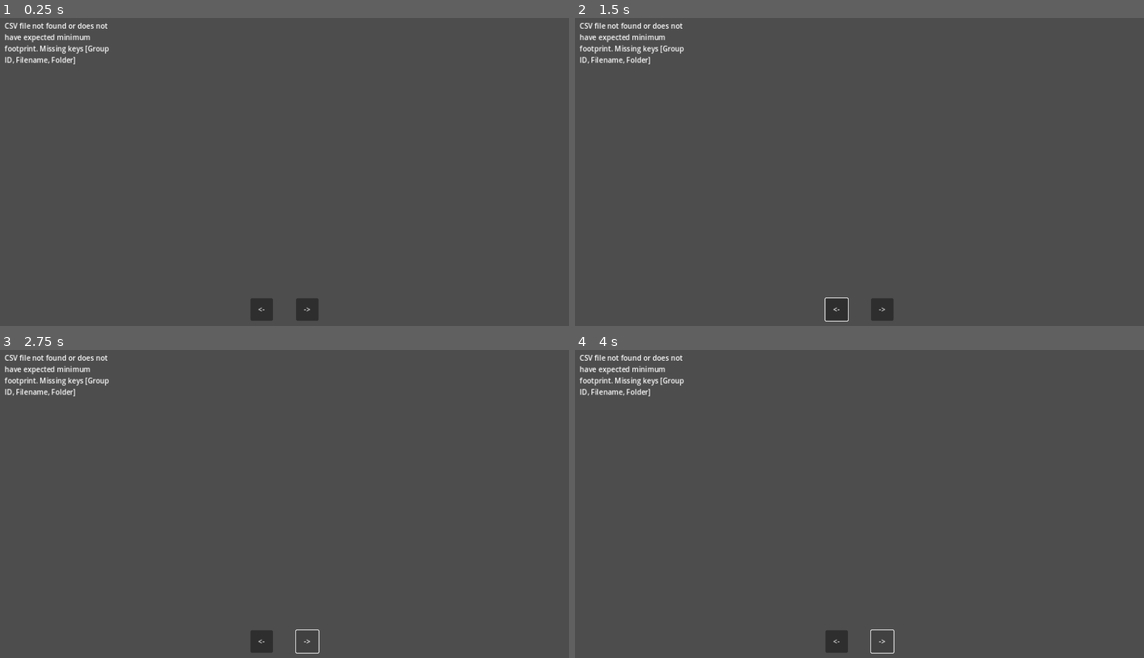
Above: before the commit, frames 1-4 (two rows, left to right).
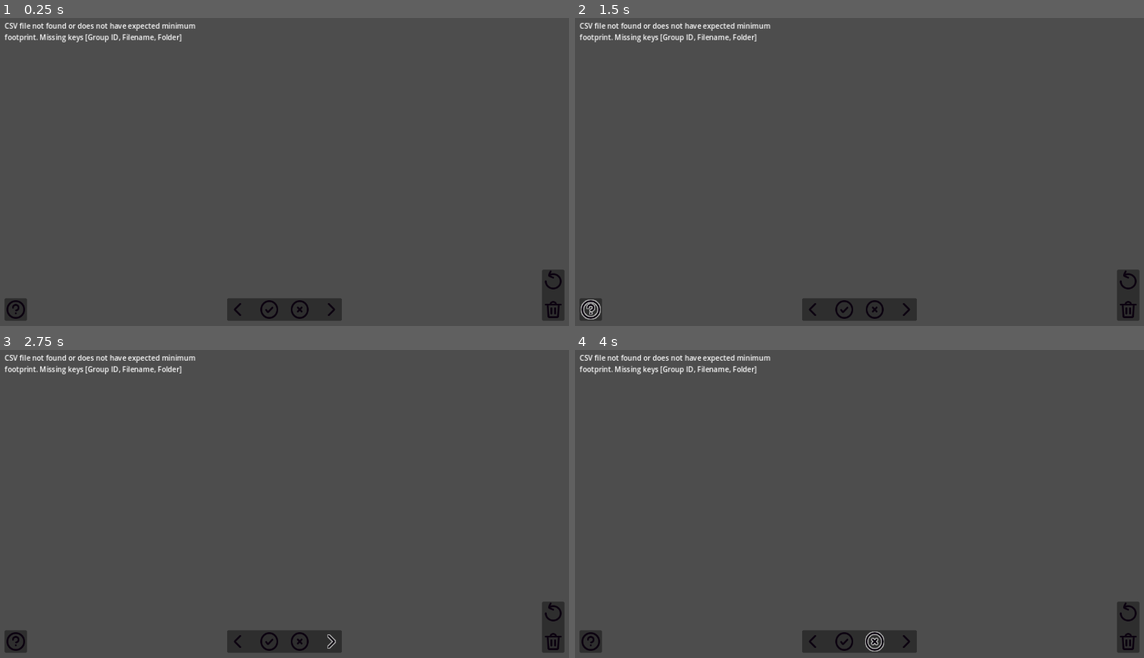
Above: after the commit, the same moments.

Repository: anthonyj-codestuff/dupeguru-csv-handler
Game: Godot game, scene res://main.tscn
Same seed, same stepped clock (60 frames per second), same inputs: the game is played once before the commit and once after it. The engine's default icon, where the game draws it, is replaced by a stand-in: a white triangle on a blue panel in a dark square.
Inputs (mouse positions are in pixels of both pictures, inside the frame that each line leads up to; where the layout moved, square brackets give the same spot in the first picture):
- Up to frame 1 (0.25 s): no input
- Up to frame 2 (1.5 s): click (813, 310) [836, 310] at 0.5 s; click (592, 310) at 1.27 s
- Up to frame 3 (2.75 s): click (330, 642) [307, 642] at 2 s
- Up to frame 4 (4 s): click (842, 642) at 2.77 s; click (876, 642) at 3.52 s

The runs differ from the first frame. In frame 1, 2.8% of the frame differs, in the area x 0-100%, y 1-99%; in frame 2, 2.8%; in frame 3, 2.8%; in frame 4, 2.9%.

Commit message:
new icons and buttons that don't do anything

Diff:
--- a/project/ImageLoader.tscn
+++ b/project/ImageLoader.tscn
@@ -24,7 +24,7 @@
 [node name="ErrorLabel" type="Label" parent="Node2D"]
 offset_left = 12.0
 offset_top = 32.0
-offset_right = 262.0
+offset_right = 502.0
 offset_bottom = 327.0
 autowrap_mode = 3
 
--- /dev/null
+++ b/project/assets/keyicons/all.svg
@@ -0,0 +1,11 @@
+<?xml version="1.0" encoding="UTF-8"?>
+<svg width="24px" height="24px" viewBox="0 0 24 24" version="1.1" xmlns="http://www.w3.org/2000/svg" xmlns:xlink="http://www.w3.org/1999/xlink">
+    <title>Check</title>
+    <g id="Page-1" stroke="none" stroke-width="1" fill="none" fill-rule="evenodd">
+        <g id="Check">
+            <rect id="Rectangle" fill-rule="nonzero" x="0" y="0" width="24" height="24"></rect>
+            <circle id="Oval" stroke="#0C0310" stroke-width="2" stroke-linecap="round" cx="12" cy="12" r="9"></circle>
+            <path d="M8.5,12.5 L10.151,14.5638 C10.3372,14.7965 10.6843,14.8157 10.895,14.605 L15.5,10" id="Path" stroke="#0C0310" stroke-width="2" stroke-linecap="round"></path>
+        </g>
+    </g>
+</svg>
--- /dev/null
+++ b/project/assets/keyicons/help.svg
@@ -0,0 +1,12 @@
+<?xml version="1.0" encoding="UTF-8"?>
+<svg width="24px" height="24px" viewBox="0 0 24 24" version="1.1" xmlns="http://www.w3.org/2000/svg" xmlns:xlink="http://www.w3.org/1999/xlink">
+    <title>Help</title>
+    <g id="🖥-Landing" stroke="none" stroke-width="1" fill="none" fill-rule="evenodd">
+        <g id="Help">
+            <rect id="Rectangle" x="0" y="0" width="24" height="24"></rect>
+            <circle id="Oval" stroke="#0C0310" stroke-width="2" stroke-linecap="round" cx="12" cy="12" r="9"></circle>
+            <path d="M9,10 C9,8.34315 10.3431,7 12,7 C13.6569,7 15,8.34315 15,10 C15,11.5196 13.8702,12.7753 12.4047,12.9729" id="Path" stroke="#0C0310" stroke-width="2" stroke-linecap="round"></path>
+            <line x1="12" y1="16" x2="12.1" y2="16" id="Path" stroke="#0C0310" stroke-width="2" stroke-linecap="round"></line>
+        </g>
+    </g>
+</svg>
--- /dev/null
+++ b/project/assets/keyicons/left.svg
@@ -0,0 +1,10 @@
+<?xml version="1.0" encoding="UTF-8"?>
+<svg width="24px" height="24px" viewBox="0 0 24 24" version="1.1" xmlns="http://www.w3.org/2000/svg" xmlns:xlink="http://www.w3.org/1999/xlink">
+    <title>Chevron-Left</title>
+    <g id="Page-1" stroke="none" stroke-width="1" fill="none" fill-rule="evenodd">
+        <g id="Chevron-Left">
+            <rect id="Rectangle" fill-rule="nonzero" x="0" y="0" width="24" height="24"></rect>
+            <path d="M14,18 L8.35355,12.3536 C8.15829,12.1583 8.15829,11.8417 8.35355,11.6464 L14,6" id="Path" stroke="#0C0310" stroke-width="2" stroke-linecap="round"></path>
+        </g>
+    </g>
+</svg>
--- /dev/null
+++ b/project/assets/keyicons/none.svg
@@ -0,0 +1,12 @@
+<?xml version="1.0" encoding="UTF-8"?>
+<svg width="24px" height="24px" viewBox="0 0 24 24" version="1.1" xmlns="http://www.w3.org/2000/svg" xmlns:xlink="http://www.w3.org/1999/xlink">
+    <title>Close-Circle</title>
+    <g id="Page-1" stroke="none" stroke-width="1" fill="none" fill-rule="evenodd">
+        <g id="Close-Circle">
+            <rect id="Rectangle" fill-rule="nonzero" x="0" y="0" width="24" height="24"></rect>
+            <circle id="Oval" stroke="#0C0310" stroke-width="2" stroke-linecap="round" cx="12" cy="12" r="9"></circle>
+            <line x1="14.1213" y1="9.87866" x2="9.8787" y2="14.1213" id="Path" stroke="#0C0310" stroke-width="2" stroke-linecap="round"></line>
+            <line x1="9.87866" y1="9.87866" x2="14.1213" y2="14.1213" id="Path" stroke="#0C0310" stroke-width="2" stroke-linecap="round"></line>
+        </g>
+    </g>
+</svg>
--- /dev/null
+++ b/project/assets/keyicons/right.svg
@@ -0,0 +1,10 @@
+<?xml version="1.0" encoding="UTF-8"?>
+<svg width="24px" height="24px" viewBox="0 0 24 24" version="1.1" xmlns="http://www.w3.org/2000/svg" xmlns:xlink="http://www.w3.org/1999/xlink">
+    <title>Chevron-Right</title>
+    <g id="Page-1" stroke="none" stroke-width="1" fill="none" fill-rule="evenodd">
+        <g id="Chevron-Right">
+            <rect id="Rectangle" fill-rule="nonzero" x="0" y="0" width="24" height="24"></rect>
+            <path d="M10,18 L15.6464,12.3536 C15.8417,12.1583 15.8417,11.8417 15.6464,11.6464 L10,6" id="Path" stroke="#0C0310" stroke-width="2" stroke-linecap="round"></path>
+        </g>
+    </g>
+</svg>
--- /dev/null
+++ b/project/assets/keyicons/trash.svg
@@ -0,0 +1,14 @@
+<?xml version="1.0" encoding="UTF-8"?>
+<svg width="24px" height="24px" viewBox="0 0 24 24" version="1.1" xmlns="http://www.w3.org/2000/svg" xmlns:xlink="http://www.w3.org/1999/xlink">
+    <title>Trash</title>
+    <g id="Page-1" stroke="none" stroke-width="1" fill="none" fill-rule="evenodd">
+        <g id="Trash">
+            <rect id="Rectangle" fill-rule="nonzero" x="0" y="0" width="24" height="24"></rect>
+            <path d="M6,6 L6.96683,19.5356 C6.98552,19.7973 7.20324,20 7.46556,20 L16.5344,20 C16.7968,20 17.0145,19.7973 17.0332,19.5356 L18,6" id="Path" stroke="#0C0310" stroke-width="2" stroke-linecap="round"></path>
+            <line x1="4" y1="6" x2="20" y2="6" id="Path" stroke="#0C0310" stroke-width="2" stroke-linecap="round"></line>
+            <line x1="10" y1="10" x2="10" y2="16" id="Path" stroke="#0C0310" stroke-width="2" stroke-linecap="round"></line>
+            <line x1="14" y1="10" x2="14" y2="16" id="Path" stroke="#0C0310" stroke-width="2" stroke-linecap="round"></line>
+            <path d="M15,6 C15,4.34315 13.6569,3 12,3 C10.3431,3 9,4.34315 9,6" id="Path" stroke="#0C0310" stroke-width="2" stroke-linecap="round"></path>
+        </g>
+    </g>
+</svg>
--- /dev/null
+++ b/project/assets/keyicons/undo.svg
@@ -0,0 +1,11 @@
+<?xml version="1.0" encoding="UTF-8"?>
+<svg width="24px" height="24px" viewBox="0 0 24 24" version="1.1" xmlns="http://www.w3.org/2000/svg" xmlns:xlink="http://www.w3.org/1999/xlink">
+    <title>Reload</title>
+    <g id="Page-1" stroke="none" stroke-width="1" fill="none" fill-rule="evenodd">
+        <g id="Reload">
+            <rect id="Rectangle" fill-rule="nonzero" x="0" y="0" width="24" height="24"></rect>
+            <path d="M4,13 C4,17.4183 7.58172,21 12,21 C16.4183,21 20,17.4183 20,13 C20,8.58172 16.4183,5 12,5 C10.4407,5 8.98566,5.44609 7.75543,6.21762" id="Path" stroke="#0C0310" stroke-width="2" stroke-linecap="round"></path>
+            <path d="M9.2384,1.89795 L7.49856,5.83917 C7.27552,6.34441 7.50429,6.9348 8.00954,7.15784 L11.9508,8.89768" id="Path" stroke="#0C0310" stroke-width="2" stroke-linecap="round"></path>
+        </g>
+    </g>
+</svg>
--- a/project/main.tscn
+++ b/project/main.tscn
@@ -1,7 +1,41 @@
-[gd_scene load_steps=3 format=3 uid="uid://cbvk31312xpcu"]
+[gd_scene load_steps=25 format=3 uid="uid://cbvk31312xpcu"]
 
 [ext_resource type="PackedScene" uid="uid://dnh2tu3ju0e26" path="res://ImageLoader.tscn" id="1_hr7x3"]
+[ext_resource type="Texture2D" uid="uid://bmrangi1qcj5g" path="res://assets/keyicons/all.png" id="2_2kk33"]
 [ext_resource type="Script" path="res://core/singletons/WindowSizeManager.gd" id="2_06db7"]
+[ext_resource type="Texture2D" uid="uid://bht4dopmmo1qm" path="res://assets/keyicons/left.png" id="2_46ppm"]
+[ext_resource type="Texture2D" uid="uid://dhfnx2e3a81uv" path="res://assets/keyicons/left_pressed.png" id="3_2038o"]
+[ext_resource type="Texture2D" uid="uid://bcfmbgyqxm13f" path="res://assets/keyicons/left_hover.png" id="4_1nbi4"]
+[ext_resource type="Texture2D" uid="uid://dguap6lmu5d13" path="res://assets/keyicons/none.png" id="4_koh0g"]
+[ext_resource type="Texture2D" uid="uid://ksmuosu44ok4" path="res://assets/keyicons/right.png" id="5_yiooj"]
+[ext_resource type="Texture2D" uid="uid://caf82y55fgoti" path="res://assets/keyicons/all_pressed.png" id="6_46pb1"]
+[ext_resource type="Texture2D" uid="uid://dqbyeerfh6gsq" path="res://assets/keyicons/all_hover.png" id="7_gg72q"]
+[ext_resource type="Texture2D" uid="uid://bbauyyjpi1pkc" path="res://assets/keyicons/none_pressed.png" id="9_uevj6"]
+[ext_resource type="Texture2D" uid="uid://bcw5pmawhmhf0" path="res://assets/keyicons/none_hover.png" id="10_a4l2e"]
+[ext_resource type="Texture2D" uid="uid://ig0ftud03mcy" path="res://assets/keyicons/right_pressed.png" id="12_ehxx3"]
+[ext_resource type="Texture2D" uid="uid://kv8fh4oits5" path="res://assets/keyicons/right_hover.png" id="13_p58yw"]
+[ext_resource type="Texture2D" uid="uid://bebmvkp1yowe2" path="res://assets/keyicons/help.png" id="14_6xkm2"]
+[ext_resource type="Texture2D" uid="uid://bqucrjea4hmuj" path="res://assets/keyicons/help_hover.png" id="16_2fsxw"]
+[ext_resource type="Texture2D" uid="uid://dxtyn8ojwmoju" path="res://assets/keyicons/undo.png" id="16_nemvv"]
+[ext_resource type="Texture2D" uid="uid://d07novhypkyhg" path="res://assets/keyicons/undo_pressed.png" id="17_jf4v4"]
+[ext_resource type="Texture2D" uid="uid://b6fxlg0bnfk1c" path="res://assets/keyicons/undo_hover.png" id="18_pv2u4"]
+[ext_resource type="Texture2D" uid="uid://b3646a3ydqr3q" path="res://assets/keyicons/trash.png" id="19_kh64f"]
+[ext_resource type="Texture2D" uid="uid://m3k76ss01yru" path="res://assets/keyicons/trash_pressed.png" id="20_q2qxe"]
+[ext_resource type="Texture2D" uid="uid://d0np0g2jb7ch7" path="res://assets/keyicons/trash_hover.png" id="21_t3swg"]
+
+[sub_resource type="StyleBoxFlat" id="StyleBoxFlat_al5kg"]
+content_margin_left = 10.0
+content_margin_top = 6.0
+content_margin_right = 10.0
+content_margin_bottom = 6.0
+bg_color = Color(0, 0, 0, 0.8)
+corner_radius_top_left = 10
+corner_radius_top_right = 10
+corner_radius_bottom_right = 10
+corner_radius_bottom_left = 3
+
+[sub_resource type="Theme" id="Theme_lxbvg"]
+TooltipPanel/styles/panel = SubResource("StyleBoxFlat_al5kg")
 
 [node name="Main" type="Node2D"]
 
@@ -16,32 +50,146 @@
 [node name="ImageLoader" parent="MarginContainer" instance=ExtResource("1_hr7x3")]
 layout_mode = 2
 
+[node name="TextureRect2" type="Panel" parent="."]
+z_index = 1
+layout_direction = 2
+offset_left = 15.0
+offset_top = 655.0
+offset_right = 65.0
+offset_bottom = 705.0
+size_flags_horizontal = 3
+
+[node name="BoxContainer" type="BoxContainer" parent="."]
+z_index = 3
+offset_left = 15.0
+offset_top = 655.0
+offset_right = 65.0
+offset_bottom = 705.0
+
+[node name="Query" type="TextureButton" parent="BoxContainer"]
+custom_minimum_size = Vector2(50, 50)
+layout_mode = 2
+tooltip_text = "Which images get auto-selected?
+1: Image is not the largest
+2: Image is a jpeg when there are non-jpegs
+3: Image is a smaller filesize than others of the same type
+4: Image was created later than the others (a re-upload)
+Images are auto-selected by each rule until one is left.
+Images are not deleted until the Delete All button is pressed."
+theme = SubResource("Theme_lxbvg")
+texture_normal = ExtResource("14_6xkm2")
+texture_hover = ExtResource("16_2fsxw")
+stretch_mode = 0
+
+[node name="TextureRect" type="Panel" parent="."]
+z_index = 1
+layout_direction = 2
+offset_left = 512.0
+offset_top = 655.0
+offset_right = 768.0
+offset_bottom = 705.0
+size_flags_horizontal = 3
+
 [node name="HBoxContainer" type="HBoxContainer" parent="."]
+z_index = 3
 anchors_preset = 8
 anchor_left = 0.5
 anchor_top = 0.5
 anchor_right = 0.5
 anchor_bottom = 0.5
-offset_left = 564.0
+offset_left = 512.0
 offset_top = 655.0
-offset_right = 716.0
+offset_right = 768.0
 offset_bottom = 705.0
 grow_horizontal = 2
 grow_vertical = 2
+size_flags_horizontal = 3
+theme_override_constants/separation = 5
 
-[node name="Left" type="Button" parent="HBoxContainer"]
+[node name="Left" type="TextureButton" parent="HBoxContainer"]
 custom_minimum_size = Vector2(50, 50)
 layout_mode = 2
-text = "<-"
+tooltip_text = "Previous Group"
+texture_normal = ExtResource("2_46ppm")
+texture_pressed = ExtResource("3_2038o")
+texture_hover = ExtResource("4_1nbi4")
+stretch_mode = 0
 
 [node name="Container" type="Container" parent="HBoxContainer"]
+custom_minimum_size = Vector2(10, 2.08165e-12)
 layout_mode = 2
 size_flags_horizontal = 3
 
-[node name="Right" type="Button" parent="HBoxContainer"]
+[node name="Select All" type="TextureButton" parent="HBoxContainer"]
+layout_mode = 2
+tooltip_text = "Select All"
+texture_normal = ExtResource("2_2kk33")
+texture_pressed = ExtResource("6_46pb1")
+texture_hover = ExtResource("7_gg72q")
+stretch_mode = 0
+
+[node name="Container2" type="Container" parent="HBoxContainer"]
+custom_minimum_size = Vector2(10, 2.08165e-12)
+layout_mode = 2
+size_flags_horizontal = 3
+
+[node name="Deselect" type="TextureButton" parent="HBoxContainer"]
+layout_mode = 2
+tooltip_text = "Select None"
+texture_normal = ExtResource("4_koh0g")
+texture_pressed = ExtResource("9_uevj6")
+texture_hover = ExtResource("10_a4l2e")
+stretch_mode = 0
+
+[node name="Container3" type="Container" parent="HBoxContainer"]
+custom_minimum_size = Vector2(10, 2.08165e-12)
+layout_mode = 2
+size_flags_horizontal = 3
+
+[node name="Right" type="TextureButton" parent="HBoxContainer"]
 custom_minimum_size = Vector2(50, 50)
 layout_mode = 2
-text = "->"
+tooltip_text = "Next Group"
+texture_normal = ExtResource("5_yiooj")
+texture_pressed = ExtResource("12_ehxx3")
+texture_hover = ExtResource("13_p58yw")
+stretch_mode = 0
+
+[node name="TextureRect3" type="Panel" parent="."]
+z_index = 1
+layout_direction = 2
+offset_left = 1215.0
+offset_top = 591.0
+offset_right = 1265.0
+offset_bottom = 705.0
+size_flags_horizontal = 3
+
+[node name="VBoxContainer" type="VBoxContainer" parent="."]
+z_index = 3
+offset_left = 1215.0
+offset_top = 591.0
+offset_right = 1265.0
+offset_bottom = 705.0
+
+[node name="Undo" type="TextureButton" parent="VBoxContainer"]
+layout_mode = 2
+tooltip_text = "Undelete Last Group"
+texture_normal = ExtResource("16_nemvv")
+texture_pressed = ExtResource("17_jf4v4")
+texture_hover = ExtResource("18_pv2u4")
+stretch_mode = 0
+
+[node name="Container" type="Container" parent="VBoxContainer"]
+custom_minimum_size = Vector2(2.08165e-12, 10)
+layout_mode = 2
+
+[node name="Delete" type="TextureButton" parent="VBoxContainer"]
+layout_mode = 2
+tooltip_text = "Delete All Selected"
+texture_normal = ExtResource("19_kh64f")
+texture_pressed = ExtResource("20_q2qxe")
+texture_hover = ExtResource("21_t3swg")
+stretch_mode = 0
 
 [node name="WindowSizeManager" type="Node" parent="."]
 script = ExtResource("2_06db7")
Binary file added: project/assets/keyicons/all.png
Binary file added: project/assets/keyicons/all_hover.png
Binary file added: project/assets/keyicons/all_pressed.png
Binary file added: project/assets/keyicons/help.png
Binary file added: project/assets/keyicons/help_hover.png
Binary file added: project/assets/keyicons/help_pressed.png
Binary file added: project/assets/keyicons/left.png
Binary file added: project/assets/keyicons/left_hover.png
Binary file added: project/assets/keyicons/left_pressed.png
Not shown, added: project/assets/keyicons/license.txt
Binary file added: project/assets/keyicons/none.png
Binary file added: project/assets/keyicons/none_hover.png
(and 10 more such lines)
